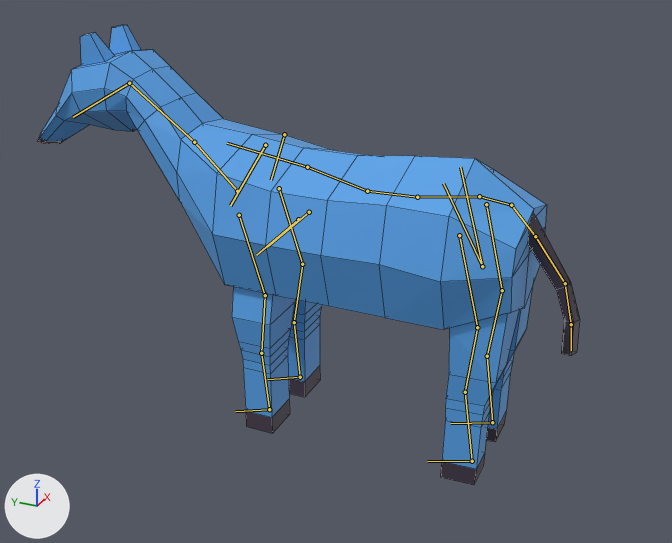
The Blender file assets/models/player.blend, before and after one commit.
Both versions are drawn from a camera (50 mm lens) standing at (-2.3, -0.97, 0.97) and looking at (-0.07, 0.03, -0.14). Lighting does not change. The marker at lower left points along +X, +Y and +Z. The bones that bend it are drawn over the model as lines. Mesh edges are drawn as thin lines.

The first picture shows 'Player'.
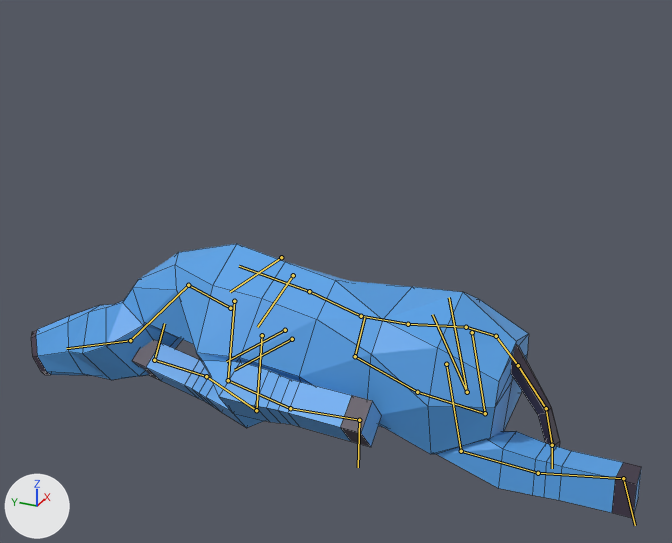
The newer file adds an action. The first version stands in its rest pose; the second is drawn at frame 10 of the action 'die'.

Edits to the bpy script that builds the scene:
```text
Change bone_spine_004:
    where bone_spine_004 = bpy.data.objects['metarig'].pose.bones['spine.004']
    bone_spine_004.location: (0.0, 0.0, 0.0) -> (0.0, -0.034, 0.395)
Change bone_spine_005:
    where bone_spine_005 = bpy.data.objects['metarig'].pose.bones['spine.005']  # child of 'spine.004'
    bone_spine_005.rotation_quaternion: (1.0, 0.0, 0.0, 0.0) -> (0.999, 0.0, 0.046, -0.007)  # degrees (0, 0, 0) -> degrees (0, 5, -1)
Change bone_spine_006:
    where bone_spine_006 = bpy.data.objects['metarig'].pose.bones['spine.006']  # child of 'spine.005'
    bone_spine_006.rotation_quaternion: (1.0, 0.0, 0.0, 0.0) -> (0.953, 0.0, 0.302, -0.01)  # degrees (0, 0, 0) -> degrees (0, 35, -1)
Change bone_spine_007:
    where bone_spine_007 = bpy.data.objects['metarig'].pose.bones['spine.007']  # child of 'spine.006'
    bone_spine_007.rotation_quaternion: (1.0, 0.0, 0.0, 0.0) -> (0.996, 0.0, 0.088, 0.022)  # degrees (0, 0, 0) -> degrees (0, 10, 3)
Change bone_spine_009:
    where bone_spine_009 = bpy.data.objects['metarig'].pose.bones['spine.009']  # child of 'spine.008'
    bone_spine_009.rotation_quaternion: (1.0, 0.0, 0.0, 0.0) -> (0.97, 0.239, -0.026, 0.042)  # degrees (0, 0, 0) -> degrees (28, -4, 4)
Change bone_spine_010:
    where bone_spine_010 = bpy.data.objects['metarig'].pose.bones['spine.010']  # child of 'spine.009'
    bone_spine_010.rotation_quaternion: (1.0, 0.0, 0.0, 0.0) -> (0.797, 0.407, 0.342, 0.286)  # degrees (0, 0, 0) -> degrees (63, 18, 51)
Change bone_spine_011:
    where bone_spine_011 = bpy.data.objects['metarig'].pose.bones['spine.011']  # child of 'spine.010'
    bone_spine_011.rotation_quaternion: (1.0, 0.0, 0.0, 0.0) -> (0.713, -0.648, -0.15, -0.223)  # degrees (0, 0, 0) -> degrees (-82, -30, -8)
Change bone_front_shin_l:
    where bone_front_shin_l = bpy.data.objects['metarig'].pose.bones['front_shin.L']  # child of 'front_thigh.L'
    bone_front_shin_l.rotation_quaternion: (1.0, 0.0, 0.0, 0.0) -> (0.713, 0.699, -0.045, -0.033)  # degrees (0, 0, 0) -> degrees (89, -1, -6)
Change bone_front_shin_r:
    where bone_front_shin_r = bpy.data.objects['metarig'].pose.bones['front_shin.R']  # child of 'front_thigh.R'
    bone_front_shin_r.rotation_quaternion: (1.0, 0.0, 0.0, 0.0) -> (0.647, -0.76, -0.049, -0.036)  # degrees (0, 0, 0) -> degrees (-99, -7, 2)
Change bone_shin_l:
    where bone_shin_l = bpy.data.objects['metarig'].pose.bones['shin.L']  # child of 'thigh.L'
    bone_shin_l.rotation_quaternion: (1.0, 0.0, 0.0, 0.0) -> (0.689, 0.722, -0.045, -0.034)  # degrees (0, 0, 0) -> degrees (93, -1, -6)
Change bone_shin_r:
    where bone_shin_r = bpy.data.objects['metarig'].pose.bones['shin.R']  # child of 'thigh.R'
    bone_shin_r.rotation_quaternion: (1.0, 0.0, 0.0, 0.0) -> (0.707, -0.705, -0.044, -0.033)  # degrees (0, 0, 0) -> degrees (-90, -6, 1)
Change bone_foot_r:
    where bone_foot_r = bpy.data.objects['metarig'].pose.bones['foot.R']  # child of 'shin.R'
    bone_foot_r.rotation_quaternion: (1.0, 0.0, 0.0, 0.0) -> (0.971, -0.241, -0.003, 0.001)  # degrees (0, 0, 0) -> degrees (-28, 0, 0)
```

Changed parts and their boxes [x1, y1, x2, y2] in the pictures (672 x 543 px):
'Player', posed (13% wider, 40% shorter): before [38, 25, 580, 485]; after [31, 244, 641, 518]
bone 'spine.004', root to tip: before (511, 205) to (479, 196); after (496, 336) to (466, 327)
bone 'spine.005', root to tip: before (479, 196) to (417, 197); after (466, 327) to (408, 324)
bone 'spine.006', root to tip: before (417, 197) to (367, 191); after (408, 324) to (361, 316)
bone 'spine.007', root to tip: before (367, 191) to (307, 167); after (361, 316) to (309, 291)
bone 'spine.009', root to tip: before (237, 191) to (194, 142); after (230, 308) to (188, 285)
bone 'spine.010', root to tip: before (194, 142) to (129, 83); after (188, 285) to (130, 340)
bone 'spine.011', root to tip: before (129, 83) to (73, 117); after (130, 340) to (66, 348)
bone 'front_shin.L', root to tip: before (265, 295) to (261, 353); after (228, 380) to (290, 408)
bone 'front_shin.R', root to tip: before (302, 264) to (294, 322); after (256, 410) to (206, 376)
bone 'shin.L', root to tip: before (477, 327) to (465, 392); after (461, 451) to (538, 473)
bone 'shin.R', root to tip: before (502, 290) to (487, 356); after (485, 413) to (417, 392)
bone 'foot.R', root to tip: before (487, 356) to (492, 422); after (417, 392) to (355, 356)
